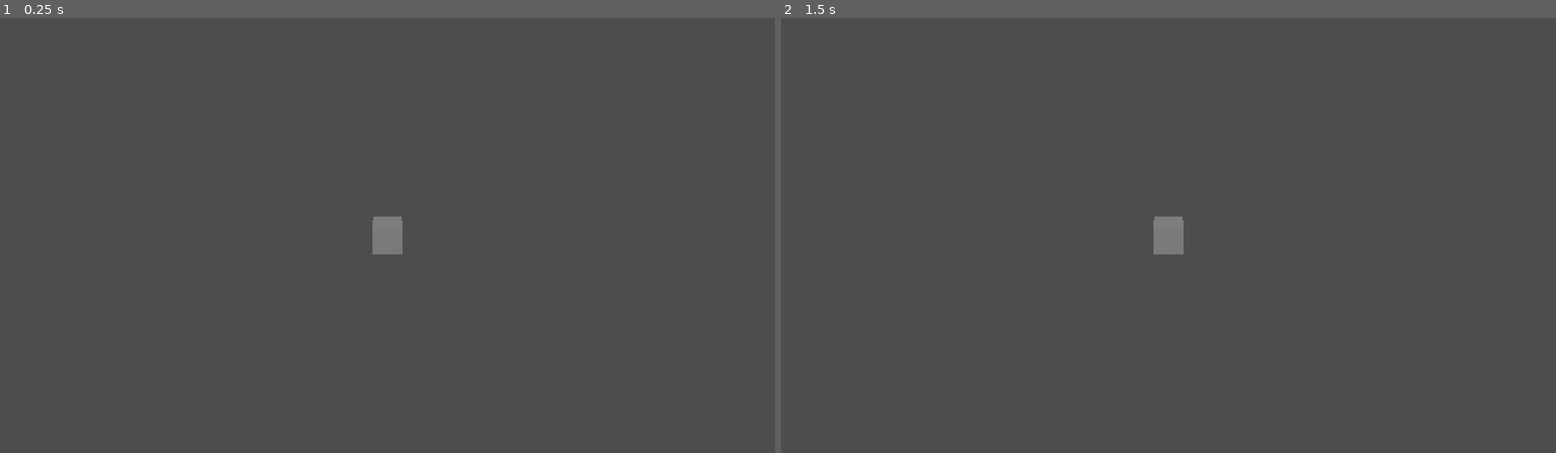
Above: before the commit, frames 1-2 (left to right).
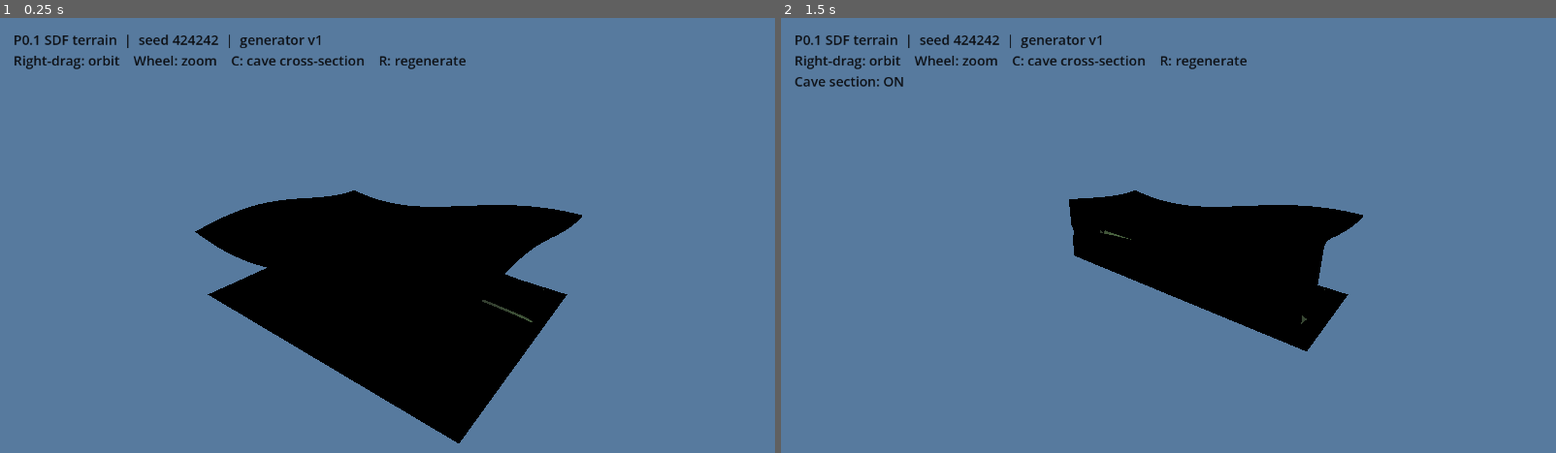
Above: after the commit, the same moments.

Repository: publiomcko-cloud/procedural-sandbox-simulation
Game: Godot game, scene res://scenes/terrain_demo.tscn
The game is run twice, just before and just after one commit, with the same random seed, the same clock (stepped at 60 frames per second) and the same inputs. Before the commit the project starts from res://scenes/main.tscn.
Inputs (mouse positions are in pixels of both pictures, inside the frame that each line leads up to):
- Up to frame 1 (0.25 s): no input
- Up to frame 2 (1.5 s): tap Enter at 0.5 s; move the mouse to (1339, 213) at 0.52 s; tap C at 0.6 s; click (1339, 213) at 0.67 s; tap R at 0.8 s; tap Space at 1.25 s; drag from (1013, 257) to (1129, 322) at 1.27 s

The runs differ from the first frame. In frame 1, 100% of the frame differs, in the area x 0-100%, y 0-100%; in frame 2, 100%.

Commit message:
Add functional P0.1 SDF terrain prototype

Diff:
--- a/game/project.godot
+++ b/game/project.godot
@@ -10,8 +10,8 @@
 
 [application]
 
-config/name="Procedural Sandbox Simulation — Bootstrap"
-run/main_scene="res://scenes/main.tscn"
+config/name="Procedural Sandbox Simulation — P0.1 SDF Terrain Prototype"
+run/main_scene="res://scenes/terrain_demo.tscn"
 config/features=PackedStringArray("4.7", "GL Compatibility")
 
 [rendering]
--- /dev/null
+++ b/game/scenes/terrain_demo.tscn
@@ -0,0 +1,43 @@
+[gd_scene load_steps=4 format=3]
+
+[ext_resource type="Script" path="res://scripts/terrain/terrain_demo.gd" id="1_demo"]
+
+[sub_resource type="StandardMaterial3D" id="TerrainMaterial"]
+albedo_color = Color(0.28, 0.42, 0.22, 1)
+roughness = 0.92
+cull_mode = 2
+
+[sub_resource type="Environment" id="TerrainEnvironment"]
+background_mode = 1
+background_color = Color(0.34, 0.48, 0.62, 1)
+ambient_light_source = 1
+ambient_light_color = Color(0.72, 0.78, 0.86, 1)
+ambient_light_energy = 0.8
+
+[node name="TerrainDemo" type="Node3D"]
+script = ExtResource("1_demo")
+
+[node name="Terrain" type="MeshInstance3D" parent="."]
+material_override = SubResource("TerrainMaterial")
+
+[node name="Camera3D" type="Camera3D" parent="."]
+position = Vector3(22, 13, 23)
+current = true
+fov = 55.0
+
+[node name="DirectionalLight3D" type="DirectionalLight3D" parent="."]
+rotation_degrees = Vector3(-48, -28, 0)
+light_energy = 1.3
+
+[node name="WorldEnvironment" type="WorldEnvironment" parent="."]
+environment = SubResource("TerrainEnvironment")
+
+[node name="CanvasLayer" type="CanvasLayer" parent="."]
+
+[node name="Status" type="Label" parent="CanvasLayer"]
+offset_left = 20.0
+offset_top = 18.0
+offset_right = 740.0
+offset_bottom = 92.0
+theme_override_colors/font_color = Color(0.05, 0.06, 0.08, 1)
+theme_override_font_sizes/font_size = 20
--- /dev/null
+++ b/game/scripts/terrain/marching_tetrahedra.gd
@@ -0,0 +1,144 @@
+class_name MarchingTetrahedra
+extends RefCounted
+
+## Bounded single-region isosurface extraction. All sampled values are pure SDF data.
+const FIELD := preload("res://scripts/terrain/sdf_world.gd")
+const MIN_BOUND := Vector3(-1.0, -2.0, -1.0)
+const MAX_BOUND := Vector3(17.0, 8.0, 13.0)
+const STEP := 0.5
+const CORNERS := [
+	Vector3i(0, 0, 0), Vector3i(1, 0, 0), Vector3i(1, 1, 0), Vector3i(0, 1, 0),
+	Vector3i(0, 0, 1), Vector3i(1, 0, 1), Vector3i(1, 1, 1), Vector3i(0, 1, 1),
+]
+const TETRAHEDRA := [
+	[0, 5, 1, 6], [0, 1, 2, 6], [0, 2, 3, 6],
+	[0, 3, 7, 6], [0, 7, 4, 6], [0, 4, 5, 6],
+]
+
+
+static func build_mesh(seed: int, region_key: Vector2i, show_cave_section: bool = false) -> Dictionary:
+	var nx := int(round((MAX_BOUND.x - MIN_BOUND.x) / STEP)) + 1
+	var ny := int(round((MAX_BOUND.y - MIN_BOUND.y) / STEP)) + 1
+	var nz := int(round((MAX_BOUND.z - MIN_BOUND.z) / STEP)) + 1
+	var values := PackedFloat32Array()
+	values.resize(nx * ny * nz)
+	for y in range(ny):
+		for z in range(nz):
+			for x in range(nx):
+				var p := MIN_BOUND + Vector3(x, y, z) * STEP
+				values[_index(x, y, z, nx, nz)] = FIELD.sample_density(seed, region_key, p, show_cave_section)
+
+	var positions := PackedVector3Array()
+	var normals := PackedVector3Array()
+	for y in range(ny - 1):
+		for z in range(nz - 1):
+			for x in range(nx - 1):
+				var cube_points: Array[Vector3] = []
+				var cube_values: Array[float] = []
+				for corner in CORNERS:
+					var cx: int = x + corner.x
+					var cy: int = y + corner.y
+					var cz: int = z + corner.z
+					cube_points.append(MIN_BOUND + Vector3(cx, cy, cz) * STEP)
+					cube_values.append(values[_index(cx, cy, cz, nx, nz)])
+				for tetra in TETRAHEDRA:
+					_polygonize_tetra(tetra, cube_points, cube_values, positions, normals)
+	var triangle_count := positions.size() / 3
+
+	var mesh := ArrayMesh.new()
+	if not positions.is_empty():
+		var arrays: Array = []
+		arrays.resize(Mesh.ARRAY_MAX)
+		arrays[Mesh.ARRAY_VERTEX] = positions
+		arrays[Mesh.ARRAY_NORMAL] = normals
+		mesh.add_surface_from_arrays(Mesh.PRIMITIVE_TRIANGLES, arrays)
+	return {
+		"mesh": mesh,
+		"vertex_count": positions.size(),
+		"triangle_count": triangle_count,
+		"sample_count": values.size(),
+	}
+
+
+static func _polygonize_tetra(
+	tetra: Array,
+	cube_points: Array[Vector3],
+	cube_values: Array[float],
+	positions: PackedVector3Array,
+	normals: PackedVector3Array
+) -> int:
+	var inside: Array[int] = []
+	var outside: Array[int] = []
+	for corner_index in tetra:
+		if cube_values[corner_index] >= 0.0:
+			inside.append(corner_index)
+		else:
+			outside.append(corner_index)
+	if inside.is_empty() or outside.is_empty():
+		return 0
+	var inside_center := Vector3.ZERO
+	var outside_center := Vector3.ZERO
+	for index in inside:
+		inside_center += cube_points[index]
+	for index in outside:
+		outside_center += cube_points[index]
+	inside_center /= float(inside.size())
+	outside_center /= float(outside.size())
+	var toward_empty := outside_center - inside_center
+	if inside.size() == 1:
+		var a := _interpolate(inside[0], outside[0], cube_points, cube_values)
+		var b := _interpolate(inside[0], outside[1], cube_points, cube_values)
+		var c := _interpolate(inside[0], outside[2], cube_points, cube_values)
+		_add_triangle(a, b, c, toward_empty, positions, normals)
+		return 1
+	if inside.size() == 3:
+		var a := _interpolate(outside[0], inside[0], cube_points, cube_values)
+		var b := _interpolate(outside[0], inside[1], cube_points, cube_values)
+		var c := _interpolate(outside[0], inside[2], cube_points, cube_values)
+		_add_triangle(a, b, c, toward_empty, positions, normals)
+		return 1
+	var a := _interpolate(inside[0], outside[0], cube_points, cube_values)
+	var b := _interpolate(inside[0], outside[1], cube_points, cube_values)
+	var c := _interpolate(inside[1], outside[0], cube_points, cube_values)
+	var d := _interpolate(inside[1], outside[1], cube_points, cube_values)
+	_add_triangle(a, b, d, toward_empty, positions, normals)
+	_add_triangle(a, d, c, toward_empty, positions, normals)
+	return 2
+
+
+static func _interpolate(
+	a_index: int,
+	b_index: int,
+	cube_points: Array[Vector3],
+	cube_values: Array[float]
+) -> Vector3:
+	var a_value := cube_values[a_index]
+	var b_value := cube_values[b_index]
+	var denominator := a_value - b_value
+	var weight := 0.5 if is_zero_approx(denominator) else clampf(a_value / denominator, 0.0, 1.0)
+	return cube_points[a_index].lerp(cube_points[b_index], weight)
+
+
+static func _add_triangle(
+	a: Vector3,
+	b: Vector3,
+	c: Vector3,
+	toward_empty: Vector3,
+	positions: PackedVector3Array,
+	normals: PackedVector3Array
+) -> void:
+	var normal := (b - a).cross(c - a)
+	if normal.length_squared() <= 0.0000001:
+		return
+	if normal.dot(toward_empty) < 0.0:
+		var swap := b
+		b = c
+		c = swap
+		normal = -normal
+	normal = normal.normalized()
+	positions.append_array(PackedVector3Array([a, b, c]))
+	normals.append_array(PackedVector3Array([normal, normal, normal]))
+
+
+static func _index(x: int, y: int, z: int, size_x: int, size_z: int) -> int:
+	return (y * size_z + z) * size_x + x
--- /dev/null
+++ b/game/scripts/terrain/sdf_world.gd
@@ -0,0 +1,46 @@
+class_name SdfWorld
+extends RefCounted
+
+## Versioned, stateless terrain samples. Scene nodes and rendering are not inputs.
+const GENERATOR_VERSION := 1
+const REGION_SIZE_X := 16.0
+const REGION_SIZE_Z := 12.0
+const MIN_Y := -1.0
+
+
+static func sample_density(
+	world_seed: int,
+	region_key: Vector2i,
+	local_position: Vector3,
+	show_cave_section: bool = false
+) -> float:
+	var world_x := float(region_key.x) * REGION_SIZE_X + local_position.x
+	var world_z := float(region_key.y) * REGION_SIZE_Z + local_position.z
+	var phase := float(posmod(world_seed, 100003)) * 0.000173
+	var surface_y := 3.8 \
+		+ 1.25 * sin(world_x * 0.22 + phase) \
+		+ 0.70 * cos(world_z * 0.31 - phase * 0.7) \
+		+ 0.28 * sin((world_x + world_z) * 0.11 + phase * 0.3)
+	var bounded_surface: float = minf(surface_y - local_position.y, local_position.y - MIN_Y)
+
+	# A continuous tunnel runs along X, below the lowest terrain surface.
+	var cave_center_y := 1.15 + 0.24 * sin(world_x * 0.25 + phase)
+	var cave_center_z := 6.0 + 1.05 * sin(world_x * 0.17 + phase * 0.6)
+	var cave_distance := Vector2(
+		local_position.y - cave_center_y,
+		world_z - cave_center_z
+	).length() - 0.92
+	var density: float = minf(bounded_surface, cave_distance)
+	if show_cave_section:
+		# Positive density means solid; this removes the half-space above the cut plane.
+		density = minf(density, 6.0 - local_position.z)
+	return density
+
+
+static func cave_center(seed: int, region_key: Vector2i, local_x: float) -> Vector2:
+	var world_x := float(region_key.x) * REGION_SIZE_X + local_x
+	var phase := float(posmod(seed, 100003)) * 0.000173
+	var local_z := 6.0 + 1.05 * sin(world_x * 0.17 + phase * 0.6) \
+		- float(region_key.y) * REGION_SIZE_Z
+	var center_y := 1.15 + 0.24 * sin(world_x * 0.25 + phase)
+	return Vector2(local_z, center_y)
--- /dev/null
+++ b/game/scripts/terrain/terrain_demo.gd
@@ -0,0 +1,73 @@
+extends Node3D
+
+const TerrainField := preload("res://scripts/terrain/sdf_world.gd")
+const TerrainMesher := preload("res://scripts/terrain/marching_tetrahedra.gd")
+const WORLD_SEED := 424242
+const REGION_KEY := Vector2i.ZERO
+
+@onready var terrain_mesh: MeshInstance3D = $Terrain
+@onready var camera: Camera3D = $Camera3D
+@onready var status_label: Label = $CanvasLayer/Status
+
+var cave_section_enabled := false
+var orbit_target := Vector3(8.0, 3.1, 6.0)
+var orbit_offset := Vector3(14.0, 10.0, 18.0)
+var orbit_dragging := false
+
+
+func _ready() -> void:
+	_update_camera()
+	_rebuild_terrain()
+	_update_status()
+
+
+func _unhandled_input(event: InputEvent) -> void:
+	if event is InputEventMouseButton and event.button_index == MOUSE_BUTTON_RIGHT:
+		orbit_dragging = event.pressed
+	elif event is InputEventMouseMotion and orbit_dragging:
+		orbit_offset = orbit_offset.rotated(Vector3.UP, -event.relative.x * 0.006)
+		orbit_offset.y = clampf(orbit_offset.y - event.relative.y * 0.05, 2.0, 22.0)
+		_update_camera()
+	elif event is InputEventMouseButton and event.pressed:
+		if event.button_index == MOUSE_BUTTON_WHEEL_UP:
+			_set_orbit_distance(orbit_offset.length() * 0.9)
+		elif event.button_index == MOUSE_BUTTON_WHEEL_DOWN:
+			_set_orbit_distance(orbit_offset.length() * 1.1)
+	if event is InputEventKey and event.pressed and not event.echo:
+		if event.keycode == KEY_C:
+			cave_section_enabled = not cave_section_enabled
+			_rebuild_terrain()
+			_update_status()
+		elif event.keycode == KEY_R:
+			_rebuild_terrain()
+			_update_status()
+
+
+func _rebuild_terrain() -> void:
+	var result: Dictionary = TerrainMesher.build_mesh(WORLD_SEED, REGION_KEY, cave_section_enabled)
+	terrain_mesh.mesh = result["mesh"]
+	print("TERRAIN_MESH_READY: version=%d samples=%d triangles=%d cave_section=%s" % [
+		TerrainField.GENERATOR_VERSION,
+		result["sample_count"],
+		result["triangle_count"],
+		cave_section_enabled,
+	])
+
+
+func _update_status() -> void:
+	status_label.text = "P0.1 SDF terrain  |  seed %d  |  generator v%d\nRight-drag: orbit    Wheel: zoom    C: cave cross-section    R: regenerate" % [
+		WORLD_SEED,
+		TerrainField.GENERATOR_VERSION,
+	]
+	if cave_section_enabled:
+		status_label.text += "\nCave section: ON"
+
+
+func _update_camera() -> void:
+	camera.position = orbit_target + orbit_offset
+	camera.look_at(orbit_target, Vector3.UP)
+
+
+func _set_orbit_distance(distance: float) -> void:
+	orbit_offset = orbit_offset.normalized() * clampf(distance, 10.0, 42.0)
+	_update_camera()
--- a/game/tests/bootstrap_visual_regression.gd
+++ b/game/tests/bootstrap_visual_regression.gd
@@ -20,8 +20,8 @@
 
 func _test_project_entry() -> void:
 	_check(
-		ProjectSettings.get_setting("application/run/main_scene", "") == "res://scenes/main.tscn",
-		"configured project entry points at the bootstrap scene"
+		ProjectSettings.get_setting("application/run/main_scene", "") == "res://scenes/terrain_demo.tscn",
+		"configured project entry points at the terrain demonstration"
 	)
 	_check(
 		ProjectSettings.get_setting("rendering/renderer/rendering_method", "") == "gl_compatibility",
@@ -31,7 +31,7 @@
 
 func _test_instantiated_bootstrap() -> void:
 	var packed_scene := load("res://scenes/main.tscn") as PackedScene
-	_check(packed_scene != null, "main scene loads as PackedScene")
+	_check(packed_scene != null, "preserved bootstrap scene loads as PackedScene")
 	if packed_scene == null:
 		return
 	var scene := packed_scene.instantiate() as Node3D
--- /dev/null
+++ b/game/tests/terrain_sdf_tests.gd
@@ -0,0 +1,142 @@
+extends SceneTree
+
+const TerrainField := preload("res://scripts/terrain/sdf_world.gd")
+const TerrainMesher := preload("res://scripts/terrain/marching_tetrahedra.gd")
+
+var assertion_count := 0
+var failure_count := 0
+
+
+func _initialize() -> void:
+	call_deferred("_run_tests")
+
+
+func _run_tests() -> void:
+	_test_field_contract()
+	_test_mesh_generation()
+	_test_scene_contract()
+	await _test_demo_controls()
+	if failure_count == 0:
+		print("TERRAIN_SDF_PASS: assertions=%d failures=0" % assertion_count)
+	else:
+		push_error("TERRAIN_SDF_FAIL: assertions=%d failures=%d" % [assertion_count, failure_count])
+	quit(0 if failure_count == 0 else 1)
+
+
+func _test_field_contract() -> void:
+	var region := Vector2i(2, -1)
+	var sample_position := Vector3(5.25, 2.75, 7.5)
+	var sample_a: float = TerrainField.sample_density(424242, region, sample_position)
+	var sample_b: float = TerrainField.sample_density(424242, region, sample_position)
+	_check(TerrainField.GENERATOR_VERSION == 1, "generator version is explicit and stable")
+	_check(is_equal_approx(sample_a, sample_b), "fixed seed and coordinates produce repeatable samples")
+	_check(absf(sample_a - 0.288093626) < 0.00001, "version 1 sample matches its golden value")
+	_check(not is_equal_approx(sample_a, TerrainField.sample_density(424243, region, sample_position)), "seed changes terrain samples")
+	var elevation_a: float = TerrainField.sample_density(424242, Vector2i.ZERO, Vector3(2.0, 6.0, 3.0))
+	var elevation_b: float = TerrainField.sample_density(424242, Vector2i.ZERO, Vector3(12.0, 6.0, 10.0))
+	_check(not is_equal_approx(elevation_a, elevation_b), "surface elevations vary across the region")
+	var cave_center: Vector2 = TerrainField.cave_center(424242, Vector2i.ZERO, 8.0)
+	var cave_sample := Vector3(8.0, cave_center.y, cave_center.x)
+	var cave_density: float = TerrainField.sample_density(424242, Vector2i.ZERO, cave_sample)
+	_check(cave_density < 0.0, "cave center is an empty SDF sample")
+	var roof_density: float = TerrainField.sample_density(
+		424242, Vector2i.ZERO, Vector3(8.0, cave_center.y + 1.5, cave_center.x)
+	)
+	_check(roof_density > 0.0, "solid terrain remains above the cave")
+	var edge_a: float = TerrainField.sample_density(424242, Vector2i.ZERO, Vector3(16.0, 2.0, 4.0))
+	var edge_b: float = TerrainField.sample_density(424242, Vector2i(1, 0), Vector3(0.0, 2.0, 4.0))
+	_check(is_equal_approx(edge_a, edge_b), "neighboring regions agree at their shared world coordinate")
+	var beyond_a: float = TerrainField.sample_density(424242, Vector2i.ZERO, Vector3(16.25, 2.0, 4.0))
+	var beyond_b: float = TerrainField.sample_density(424242, Vector2i(1, 0), Vector3(0.25, 2.0, 4.0))
+	_check(is_equal_approx(beyond_a, beyond_b), "neighbor regions remain continuous across their boundary")
+	var cut_density: float = TerrainField.sample_density(424242, Vector2i.ZERO, Vector3(8.0, 3.0, 8.0), true)
+	_check(cut_density < 0.0, "cross-section removes the configured half-space")
+
+
+func _test_mesh_generation() -> void:
+	var first: Dictionary = TerrainMesher.build_mesh(424242, Vector2i.ZERO)
+	var second: Dictionary = TerrainMesher.build_mesh(424242, Vector2i.ZERO)
+	var first_mesh: ArrayMesh = first["mesh"]
+	var second_mesh: ArrayMesh = second["mesh"]
+	_check(first["sample_count"] > 1000, "bounded mesher samples a finite 3D grid")
+	_check(first["triangle_count"] > 0 and first["vertex_count"] > 0, "SDF produces visible triangle geometry")
+	_check(first_mesh.get_surface_count() == 1, "nonempty output is a single triangle surface")
+	var first_vertices: PackedVector3Array = first_mesh.surface_get_arrays(0)[Mesh.ARRAY_VERTEX]
+	var second_vertices: PackedVector3Array = second_mesh.surface_get_arrays(0)[Mesh.ARRAY_VERTEX]
+	_check(first_vertices == second_vertices, "regeneration produces identical ordered mesh vertices")
+	var has_cave_surface := false
+	for vertex in first_vertices:
+		var center: Vector2 = TerrainField.cave_center(424242, Vector2i.ZERO, vertex.x)
+		var radial_distance := Vector2(vertex.y - center.y, vertex.z - center.x).length()
+		if absf(radial_distance - 0.92) < 0.18 and vertex.x > 1.0 and vertex.x < 15.0:
+			has_cave_surface = true
+			break
+	_check(has_cave_surface, "extracted mesh contains the internal cave wall")
+	var cut: Dictionary = TerrainMesher.build_mesh(424242, Vector2i.ZERO, true)
+	var cut_mesh: ArrayMesh = cut["mesh"]
+	_check(cut["triangle_count"] > 0, "cave cross-section remains a renderable mesh")
+	var cut_vertices: PackedVector3Array = cut_mesh.surface_get_arrays(0)[Mesh.ARRAY_VERTEX]
+	_check(cut_vertices != first_vertices, "cross-section rebuild changes the generated surface")
+
+
+func _test_scene_contract() -> void:
+	var packed := load("res://scenes/terrain_demo.tscn") as PackedScene
+	_check(packed != null, "terrain demonstration scene loads")
+	if packed == null:
+		return
+	var scene := packed.instantiate()
+	_check(scene.get_node_or_null("Terrain") is MeshInstance3D, "demonstration scene has a terrain mesh node")
+	_check(scene.get_node_or_null("Camera3D") is Camera3D, "demonstration scene has a camera")
+	_check(scene.get_node_or_null("DirectionalLight3D") is DirectionalLight3D, "demonstration scene has lighting")
+	_check(scene.get_node_or_null("CanvasLayer/Status") is Label, "demonstration scene explains its controls")
+	scene.free()
+
+
+func _test_demo_controls() -> void:
+	var packed := load("res://scenes/terrain_demo.tscn") as PackedScene
+	if packed == null:
+		return
+	var scene := packed.instantiate()
+	root.add_child(scene)
+	await process_frame
+	var initial_mesh: ArrayMesh = scene.get_node("Terrain").mesh
+	_check(initial_mesh != null and initial_mesh.get_surface_count() == 1, "demo builds terrain when added to the scene tree")
+	var camera: Camera3D = scene.get_node("Camera3D")
+	var initial_camera_position := camera.position
+	var begin_orbit := InputEventMouseButton.new()
+	begin_orbit.button_index = MOUSE_BUTTON_RIGHT
+	begin_orbit.pressed = true
+	scene.call("_unhandled_input", begin_orbit)
+	var drag := InputEventMouseMotion.new()
+	drag.relative = Vector2(20.0, -5.0)
+	scene.call("_unhandled_input", drag)
+	_check(not camera.position.is_equal_approx(initial_camera_position), "right-drag changes the inspection camera")
+	var distance_before_zoom: float = camera.position.distance_to(Vector3(8.0, 3.1, 6.0))
+	var zoom := InputEventMouseButton.new()
+	zoom.button_index = MOUSE_BUTTON_WHEEL_UP
+	zoom.pressed = true
+	scene.call("_unhandled_input", zoom)
+	_check(camera.position.distance_to(Vector3(8.0, 3.1, 6.0)) < distance_before_zoom, "mouse wheel zooms toward the terrain")
+	var toggle := InputEventKey.new()
+	toggle.keycode = KEY_C
+	toggle.pressed = true
+	scene.call("_unhandled_input", toggle)
+	var section_mesh: ArrayMesh = scene.get_node("Terrain").mesh
+	_check(scene.get("cave_section_enabled"), "C input enables the cave cross-section")
+	_check(section_mesh != initial_mesh, "C input rebuilds the terrain mesh")
+	_check(scene.get_node("CanvasLayer/Status").text.contains("Cave section: ON"), "status label reports the cave section state")
+	var regenerate := InputEventKey.new()
+	regenerate.keycode = KEY_R
+	regenerate.pressed = true
+	scene.call("_unhandled_input", regenerate)
+	_check(scene.get("cave_section_enabled"), "R input preserves the current section mode")
+	_check(scene.get_node("Terrain").mesh != section_mesh, "R input regenerates the mesh")
+	scene.queue_free()
+	await process_frame
+
+
+func _check(condition: bool, label: String) -> void:
+	assertion_count += 1
+	if not condition:
+		failure_count += 1
+		push_error("ASSERTION FAILED: " + label)
Not shown, added: game/scripts/terrain/marching_tetrahedra.gd.uid
Not shown, added: game/scripts/terrain/sdf_world.gd.uid
Not shown, added: game/scripts/terrain/terrain_demo.gd.uid
Not shown, added: game/tests/terrain_sdf_tests.gd.uid
Not shown, changed: scripts/validate.ps1
Not shown, changed: scripts/validate.sh
